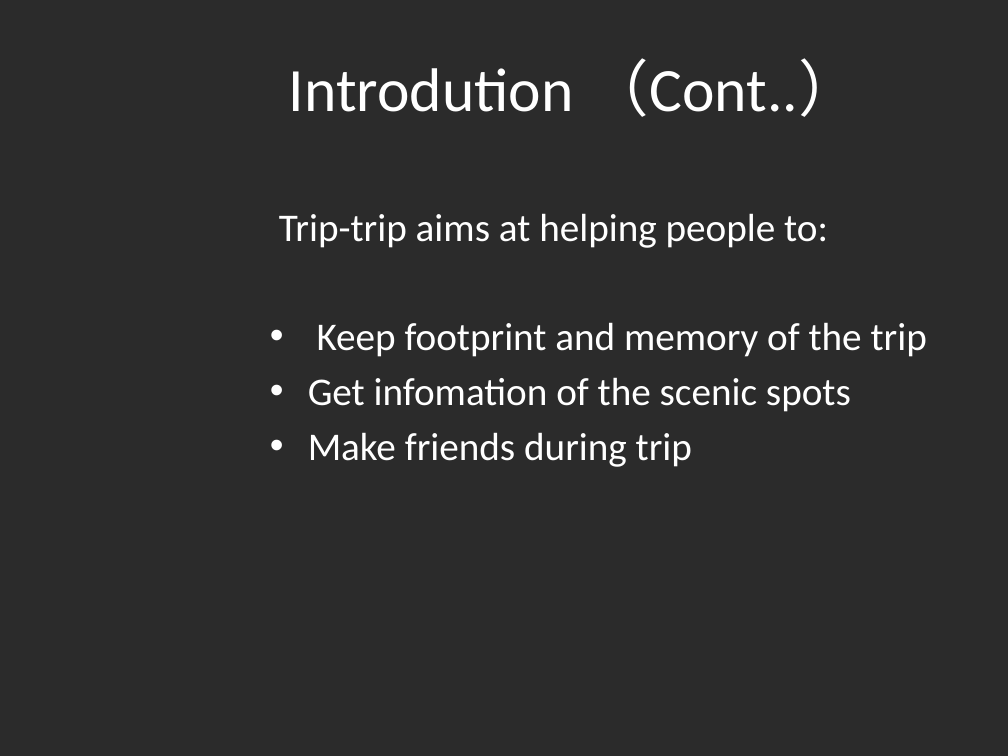
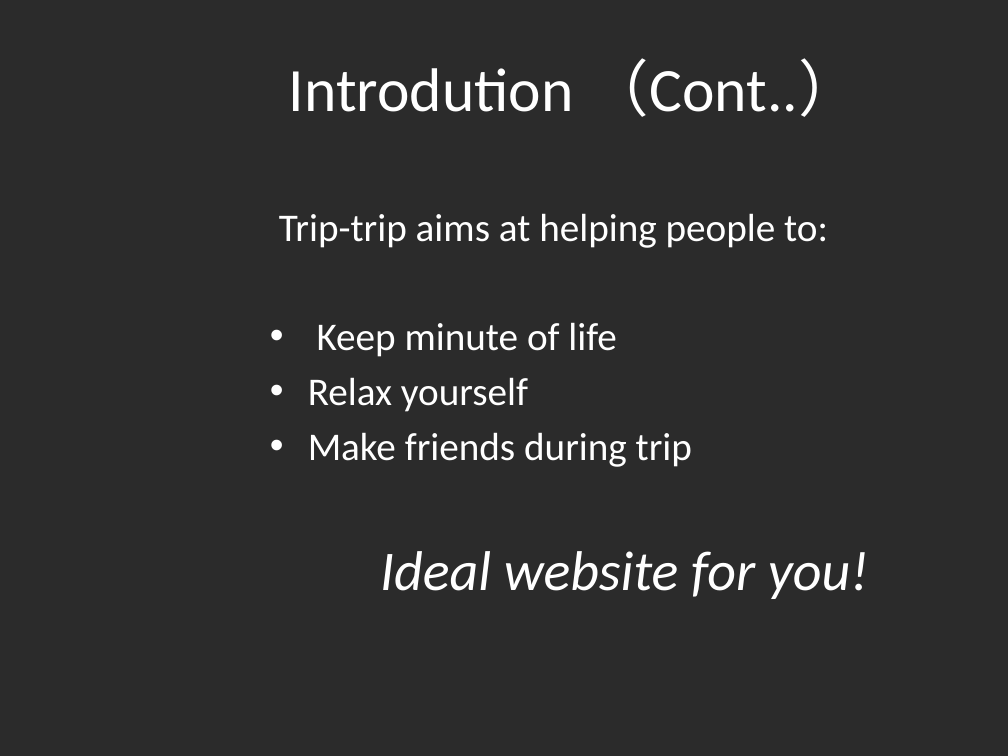
Before and after one commit to fighteriris/512_Final, a slide deck: slide 3 of 512副本.pptx (slide 2 before the commit). Drawn at 1008x756 pixels with LibreOffice and Linux fonts; fonts in the diff are those of the drawing; background and template pictures are left out; a plain dark background stands for a picture behind light text. Boxes give left, top, right and bottom in pixels: in the first picture for what was removed or moved away, otherwise in the second. Text is boxed around its words. In the diff, an @@ line names an element or a change of style, - is before the commit and + after.

Commit message:
update ppt

```diff
--- a/512副本.pptx
+++ b/512副本.pptx
@@ text at <box>308,322,616,412</box>: text changed @@
-• Keep footprint and memory of the trip
-• Get infomation of the scenic spots
+• Keep minute of life
+• Relax yourself
@@ text at <box>380,551,869,599</box>: paragraph added @@
+Ideal website for you!
```
Also in this commit, not shown: 1 other slide changed, 2 slides added.
